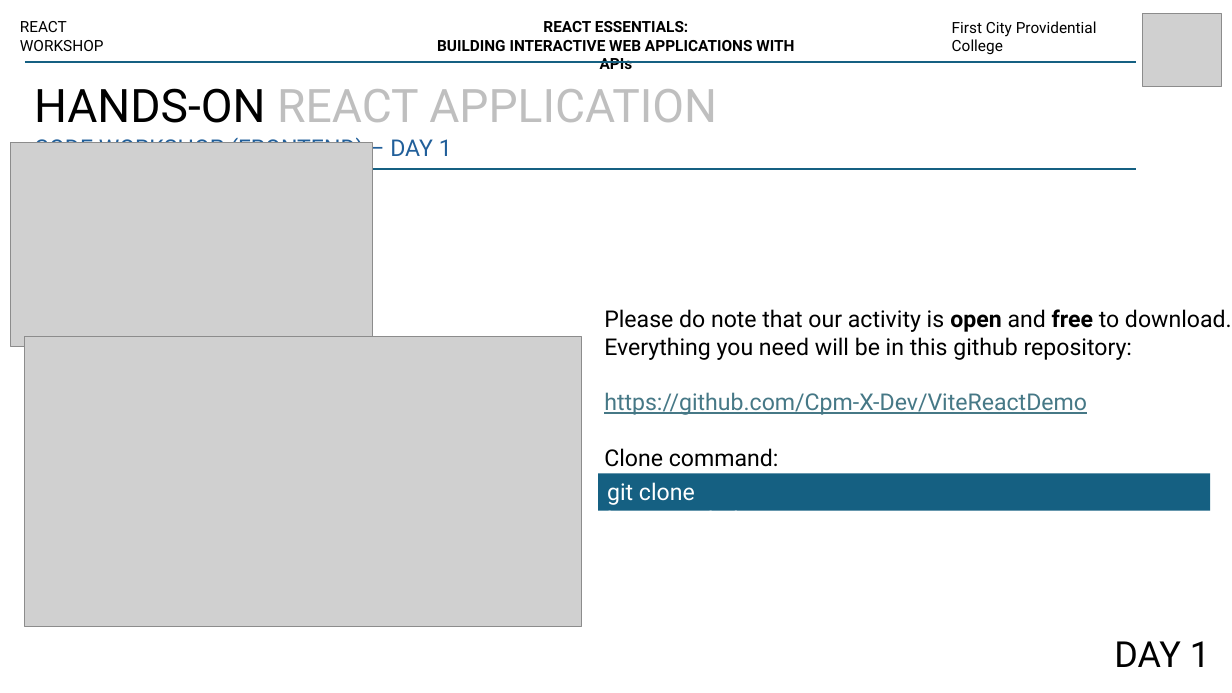
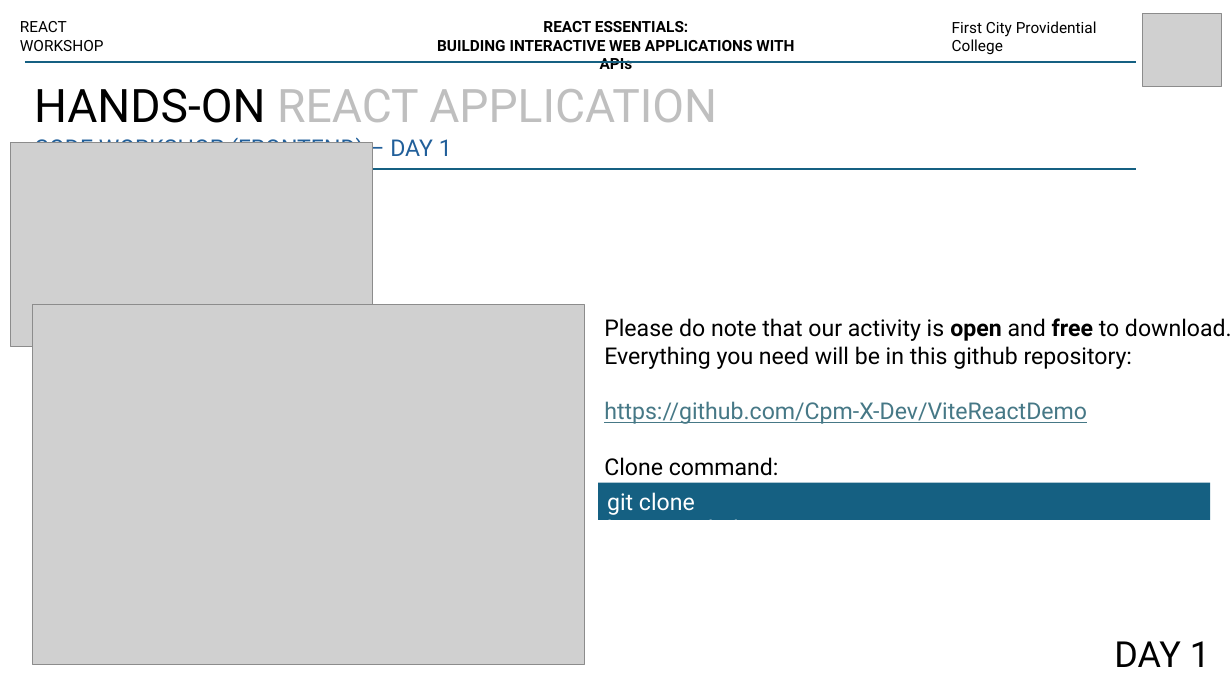
Before and after one commit to Cpm-X-Dev/ViteReactDemo, a slide deck: slide 10 of _Slides/REACT ESSENTIALS - HandsOn Presentation.pptx (slide 8 before the commit). Drawn at 1232x693 pixels with LibreOffice and Linux fonts; fonts in the diff are those of the drawing; grey boxes stand for pictures. Boxes give left, top, right and bottom in pixels: in the first picture for what was removed or moved away, otherwise in the second. Text is boxed around its words. In the diff, an @@ line names an element or a change of style, - is before the commit and + after.

```diff
--- a/_Slides/REACT ESSENTIALS - HandsOn Presentation.pptx
+++ b/_Slides/REACT ESSENTIALS - HandsOn Presentation.pptx
@@ picture: place and size @@
-picture at [25, 336, 581, 627]
+picture at [32, 305, 584, 665]
@@ text "Please do note that our ...": place and size @@
-text "Please do note that our ..." at [604, 309, 1232, 467]
+text "Please do note that our ..." at [604, 318, 1232, 476]
@@ rectangle "git clone https://github.com/Cpm-X-Dev/ViteReactDemo.git": place and size @@
-rectangle "git clone https://github.com/Cpm-X-Dev/ViteReactDemo.git" at [598, 473, 1210, 510]
+rectangle "git clone https://github.com/Cpm-X-Dev/ViteReactDemo.git" at [598, 482, 1210, 519]
```
Also in this commit, not shown: 1 other slide changed, 2 slides added.
